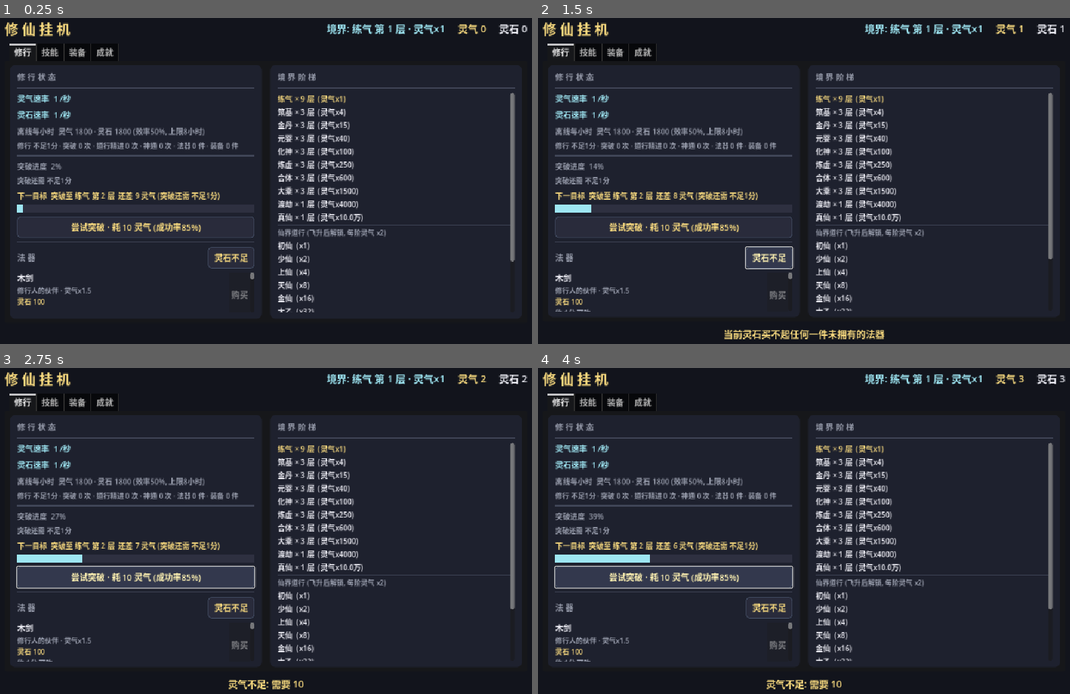
Above: before the commit, frames 1-4 (two rows, left to right).
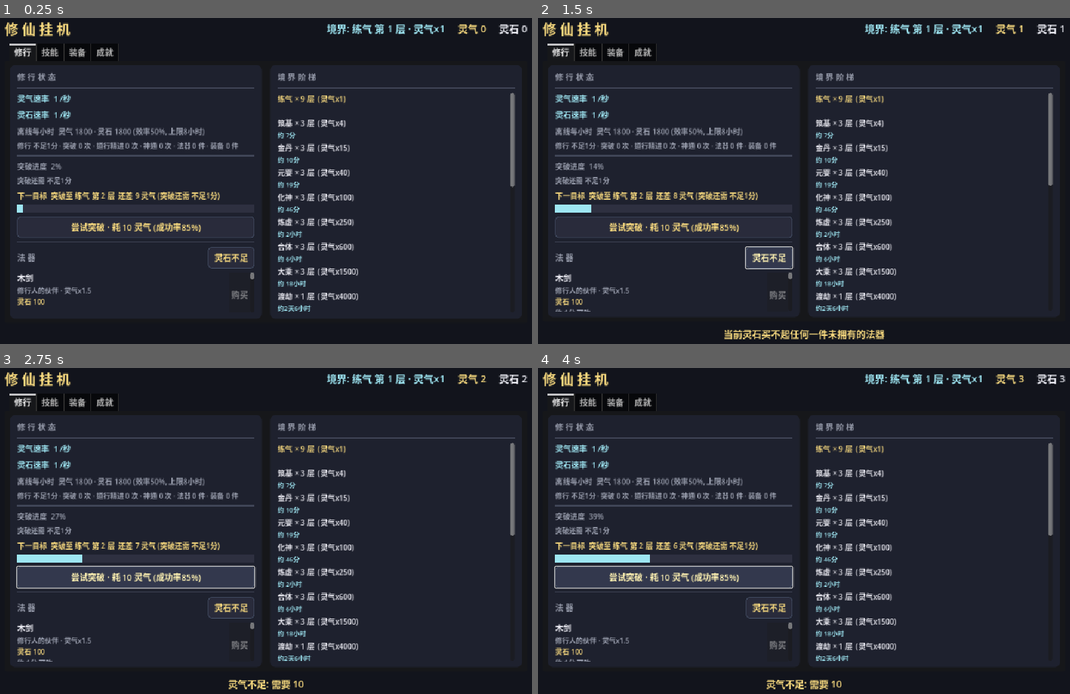
Above: after the commit, the same moments.

Repository: playerss/xiuxian-idle-godot
Game: Godot game, scene res://scenes/main.tscn
The game is run twice, just before and just after one commit, with the same random seed, the same clock (stepped at 60 frames per second) and the same inputs.
Inputs:
- Up to frame 1 (0.25 s): no input
- Up to frame 2 (1.5 s): click "尝试突破 · 耗 10 灵气 (成功率85%)" at 0.5 s; click "灵石不足" at 1.25 s
- Up to frame 3 (2.75 s): click "尝试突破 · 耗 10 灵气 (成功率85%)" at 2 s
- Up to frame 4 (4 s): click "灵石不足" at 2.75 s; click "尝试突破 · 耗 10 灵气 (成功率85%)" at 3.5 s

The runs differ from the first frame. In frame 1, 4.1% of the frame differs, in the area x 52-97%, y 27-91%; in frame 2, 4.1%; in frame 3, 4.1%; in frame 4, 4.1%.

Commit message:
feat(打磨-33): 境界阶梯 ETA 路线 — 修行页右侧境界阶梯原只有静态倍率, 长线玩家不知各境界还要挂多久; 每个未达成境界/道行阶段按当前速率估算 累计预计耗时("约X分/X小时/X天"), 已达成标注"已达成 ✓", 当前行不显示(金高亮已表达), 飞升后阶梯改道行口径(凡境全标已达成), 速率/境界/资源变化文本才刷(0.5速率档+1资源档量化节流, 1秒刷), 上限7天显示"8天+"封顶; GameData.breakthrough_cost_at/dao_break_cost_at(指定境界/阶段消耗), realm_ladder_eta/dao_ladder_eta(累计消耗, 目标=当前=0, 越界-1), ladder_eta_text/ladder_row_eta(库存抵扣+无收入防御), main.gd _ladder_eta 19行青色标签+hint tooltip 说明估算口径; selftest +26项=448项, stress 613 + 主场景冒烟 0报错回归全过; 顺带 4 张 Steam 商店截图 Xvfb 重跑更新当前版 UI(01 境界阶梯 ETA 标签程序化验证 金丹档态: 已达成x2/当前空/约不足1分~约13分 梯度正确)

Diff:
--- a/scripts/game_data.gd
+++ b/scripts/game_data.gd
@@ -201,7 +201,11 @@
 	return 1.0 + passive_bonus("qi_mult") + passive_bonus("all_mult") + equip_bonus("qi_mult")
 
 func breakthrough_cost() -> float:
-	return 10.0 * pow(3.0, realm_idx) * layer
+	return breakthrough_cost_at(realm_idx, layer)
+
+# 指定境界/层的突破消耗 (打磨-33: 阶梯 ETA 路线按此估算, 不改动当前状态)
+func breakthrough_cost_at(r: int, l: int) -> float:
+	return 10.0 * pow(3.0, float(r)) * float(l)
 
 func breakthrough_chance() -> float:
 	return clampf(0.85 - 0.04 * realm_idx + passive_bonus("bt_chance") + equip_bonus("bt_chance"), 0.05, 0.99)
@@ -828,7 +832,11 @@
 # ================= 打磨-10: 道行 (飞升后目标) =================
 
 func dao_break_cost() -> float:
-	return DAO_BREAK_BASE * pow(DAO_BREAK_GROWTH, dao_level)
+	return dao_break_cost_at(dao_level)
+
+# 指定阶段的道行精进消耗 (打磨-33: 阶梯 ETA 路线按此估算, 不改动当前状态)
+func dao_break_cost_at(d: int) -> float:
+	return DAO_BREAK_BASE * pow(DAO_BREAK_GROWTH, float(d))
 
 func dao_break_chance() -> float:
 	return clampf(0.90 - 0.03 * dao_level + passive_bonus("bt_chance") + equip_bonus("bt_chance"), 0.05, 0.99)
@@ -1083,3 +1091,84 @@
 			return false
 		return dao >= dao_break_cost()
 	return essence >= breakthrough_cost()
+
+# ---------- 打磨-33: 境界阶梯 ETA 路线 (按当前速率估算各境界/道行阶段累计耗时) ----------
+
+const LADDER_ETA_CAP_SEC := 7.0 * 86400.0   # 显示上限 7 天 (>= 显示"8天+", 防无限期误导)
+
+# 到达某境界(第 1 层)所需的 累计灵气消耗 (当前境界/层之后, 全部突破成功口径; 已含当前层)
+# 返回 -1 = 目标不可达 (越界); 当前/已达成境界 = 0
+func realm_ladder_eta(target_realm: int) -> float:
+	if not ascended:
+		if target_realm < realm_idx or target_realm >= REALMS.size():
+			return -1.0
+		if target_realm == realm_idx:
+			return 0.0
+		var total := 0.0
+		# 当前境界: 从 当前层 逐层突破到 顶层
+		var layers := REALMS[realm_idx]["layers"] as int
+		for l in range(layer, layers + 1):
+			total += breakthrough_cost_at(realm_idx, l)
+		# 中间境界: 第 1 层 逐层突破到 顶层
+		for r in range(realm_idx + 1, target_realm):
+			var ll := REALMS[r]["layers"] as int
+			for l in range(1, ll + 1):
+				total += breakthrough_cost_at(r, l)
+		return total
+	# 已飞升: 凡境阶梯已走完 (全部视为已达成)
+	return 0.0
+
+# 到达某道行阶段所需的 累计道行消耗 (当前阶段之后, 全部精进成功口径)
+# 阶段 d 的精进消耗 = dao_break_cost_at(d) (从 d 升到 d+1); 目标=当前阶段 = 0
+# 返回 -1 = 目标不可达 (越界)
+func dao_ladder_eta(target_stage: int) -> float:
+	if target_stage < dao_level or target_stage >= IMMORTAL_REALMS.size():
+		return -1.0
+	if target_stage == dao_level:
+		return 0.0
+	var total := 0.0
+	for d in range(dao_level, target_stage):
+		total += dao_break_cost_at(d)
+	return total
+
+# 阶梯行 ETA 文本: "" = 已达成/当前 (不显示); "约 X" 按当前速率; "8天+" = 超 7 天显示上限
+# 已达成行 (目标在当前之下) 返回 "" (UI 自行加"已达成"标注)
+func ladder_eta_text(sec: float) -> String:
+	if sec < 0.0 or sec == 0.0:
+		return ""
+	var t := minf(sec, LADDER_ETA_CAP_SEC)
+	if t >= LADDER_ETA_CAP_SEC:
+		return "8天+"
+	if t < 60.0:
+		return "约不足1分"
+	if t < 3600.0:
+		return "约 %d分" % int(t / 60)
+	var d := int(t) / 86400
+	var h := int(t) % 86400 / 3600
+	if d == 0:
+		return "约 %d小时" % h
+	if h > 0:
+		return "约%d天%d小时" % [d, h]
+	return "约%d天" % d
+
+# 境界阶梯行 ETA (修行页右栏; 未飞升=灵气口径, 飞升后=道行口径)
+# 未达成行按当前速率估算 累计耗时 (含当前库存抵扣, 突破失败重耗不建模, tooltip 说明)
+func ladder_row_eta(kind: String, target: int) -> String:
+	var sec := 0.0
+	var r: float = qi_per_sec()
+	if kind == "realm":
+		sec = realm_ladder_eta(target)
+	elif kind == "dao":
+		sec = dao_ladder_eta(target)
+	else:
+		return ""
+	if sec < 0.0:
+		return ""
+	# 当前库存抵扣: 已有灵气/道行 先抵给路线 (估算保守口径: 失败不重耗)
+	var have := dao if kind == "dao" else essence
+	sec = maxf(sec - have, 0.0)
+	if sec == 0.0:
+		return ""
+	if r <= 0.0:
+		return "8天+"   # 无收入防御 (正常恒不触发): 按上限显示, 不误导
+	return ladder_eta_text(sec / r)
--- a/scripts/main.gd
+++ b/scripts/main.gd
@@ -81,9 +81,12 @@
 var _equip_eta: Dictionary = {}    # 装备 id -> 购买 ETA 提示标签 (打磨-12)
 var _equip_swap: Dictionary = {}   # 打磨-25: 装备 id -> 换装对比提示标签
 var _eta_acc := 0.0                # 打磨-12: ETA 节流累计 (1 秒刷一次)
+var _eta_ladder_acc := 0.0         # 打磨-33: 阶梯 ETA 节流累计 (1 秒刷一次)
 var _realm_ladder: Array[Label] = []    # 打磨-18: 境界阶梯标签 (金框高亮随当前境界移动)
 var _immortal_ladder: Array[Label] = [] # 打磨-18: 仙界道行阶梯标签
 var _ladder_key := -1                # 打磨-18: 阶梯高亮缓存键 (境界/道行变化才刷)
+var _ladder_eta: Dictionary = {}     # 打磨-33: "realm_N"/"dao_N" -> ETA 提示标签 (青色)
+var _ladder_eta_key := ""            # 打磨-33: ETA 文本快照缓存 (变化才刷)
 
 
 func _ready() -> void:
@@ -281,6 +284,10 @@
 		var rl := _label("%s × %d 层  (灵气x%s)" % [r["name"], r["layers"], GameData.fmt(GameData.QI_MULT[i])], 14, WHITEISH)
 		rbox.add_child(rl)
 		_realm_ladder.append(rl)
+		# 打磨-33: 阶梯 ETA 路线 (按当前速率估算 累计耗时, 已达成/当前 行不显示)
+		var r_eta := _label("", 12, CYAN)
+		rbox.add_child(r_eta)
+		_ladder_eta["realm_%d" % i] = r_eta
 	# 仙界道行 (飞升后解锁, 每阶灵气 x2)
 	rbox.add_child(_sep())
 	rbox.add_child(_label("仙界道行 (飞升后解锁, 每阶灵气 x%d)" % int(GameData.IMMORTAL_STAGE_MULT), 13, DIM))
@@ -289,10 +296,14 @@
 		var il := _label("%s  (x%.0f)" % [nm, pow(2.0, float(i))], 14, WHITEISH)
 		rbox.add_child(il)
 		_immortal_ladder.append(il)
-	# 打磨-18: 阶梯高亮随当前境界/道行阶段动态移动 (初始刷一次)
+		var d_eta := _label("", 12, CYAN)
+		rbox.add_child(d_eta)
+		_ladder_eta["dao_%d" % i] = d_eta
+	# 打磨-18: 阶梯高亮随当前境界/道行阶段动态移动 (初始刷一次; 内部连带刷新打磨-33 ETA)
 	_refresh_ladder()
-	var hint := _label("挂机自动积累灵气与灵石, 灵气攒够后点击突破。境界越高, 挂机越快。\n飞升后改修道行: 道行每阶灵气 x2, 直至道祖。", 13, DIM)
+	var hint := _label("挂机自动积累灵气与灵石, 灵气攒够后点击突破。境界越高, 挂机越快。\n飞升后改修道行: 道行每阶灵气 x2, 直至道祖。\n阶梯下青色为按当前速率的累计预计耗时 (8天+ = 超过 7 天上限), 随境界/资源变化更新。", 13, DIM)
 	hint.autowrap_mode = TextServer.AUTOWRAP_WORD_SMART
+	hint.tooltip_text = "境界阶梯 ETA 说明: 按 当前灵气速率 估算从当前状态攒够 各境界/阶段 全部突破资源所需的 累计时间 (含当前已攒部分抵扣, 未计入突破失败重耗; 境界提升后速率加快, 实际只会更快)。超过 7 天显示 8天+。"
 	rbox.add_child(hint)
 
 
@@ -928,6 +939,11 @@
 		_refresh_eta()
 	# 打磨-18: 境界阶梯高亮随当前境界/道行阶段移动 (状态变化才刷)
 	_refresh_ladder()
+	# 打磨-33: 境界阶梯 ETA 路线 (1 秒节流, 文本变化才刷)
+	_eta_ladder_acc += get_process_delta_time()
+	if _eta_ladder_acc >= 1.0:
+		_eta_ladder_acc = 0.0
+		_refresh_ladder_eta(false)
 	# 突破/道行精进闪烁: 事件序号变化时触发 (成功绿闪 / 失败红闪, 打磨-10)
 	if g.break_seq != _break_flash_seq:
 		_break_flash_seq = g.break_seq
@@ -1003,6 +1019,53 @@
 	for i in _immortal_ladder.size():
 		var hi2 := g.ascended and i == g.dao_level
 		(_immortal_ladder[i] as Label).add_theme_color_override("font_color", GOLD if hi2 else WHITEISH)
+	# 打磨-33: 境界/阶段变化时 ETA 路线口径变了, 立即重算
+	_refresh_ladder_eta(true)
+
+
+# 打磨-33: 境界阶梯 ETA 路线 (按当前速率估算 各境界/道行阶段 累计耗时; 文本变化才刷)
+# 已达成行显示"已达成" (青色), 当前行不显示 (金色高亮已表达), 未达成行显示"约 X" (超 7 天显示 8天+)
+func _refresh_ladder_eta(force: bool = false) -> void:
+	var g := GameData
+	# 快照键: 境界/层/道行/飞升/速率档/资源档 (变化才重算, 避免每帧 19 行字符串生成)
+	var qi_step := int(ceil(g.qi_per_sec() / 0.5))       # 速率 0.5 档量化 (防浮点抖动)
+	var res_step := int(ceil(primary_progress_value() / 1.0))
+	var key := "%d|%d|%d|%d|%d|%d" % [
+		g.realm_idx, g.layer, g.dao_level, 1 if g.ascended else 0, qi_step, res_step]
+	if not force and key == _ladder_eta_key:
+		return
+	_ladder_eta_key = key
+	for i in _realm_ladder.size():
+		var l: Label = _ladder_eta["realm_%d" % i]
+		var t := ""
+		if not g.ascended:
+			if i < g.realm_idx:
+				t = "已达成 ✓"
+			elif i == g.realm_idx:
+				t = ""
+			else:
+				t = g.ladder_row_eta("realm", i)
+		else:
+			t = "已达成 ✓"
+		if l.text != t:
+			l.text = t
+	for i in _immortal_ladder.size():
+		var l2: Label = _ladder_eta["dao_%d" % i]
+		var t2 := ""
+		if g.ascended:
+			if i < g.dao_level:
+				t2 = "已达成 ✓"
+			elif i == g.dao_level:
+				t2 = ""
+			else:
+				t2 = g.ladder_row_eta("dao", i)
+		if l2.text != t2:
+			l2.text = t2
+
+
+# 打磨-33: 当前主资源进度值 (ETA 快照键用; 未飞升=灵气, 飞升后=道行)
+func primary_progress_value() -> float:
+	return GameData.dao if GameData.ascended else GameData.essence
 
 
 func _make_card_sb(hi: bool) -> StyleBoxFlat:
--- a/scripts/selftest.gd
+++ b/scripts/selftest.gd
@@ -1173,6 +1173,74 @@
 	g.dao = 0.0
 	g.dao_level = 0
 
+	# ---------- 打磨-33: 境界阶梯 ETA 路线 (累计耗时估算) ----------
+	# 受控状态: 练气 第 1 层 未飞升
+	g.ascended = false
+	g.realm_idx = 0
+	g.layer = 1
+	g.essence = 0.0
+	# 当前境界 = 0 (不显示 ETA, 由金色高亮表达)
+	check(g.ladder_row_eta("realm", 0) == "", "当前境界行无 ETA (实际 %s)" % g.ladder_row_eta("realm", 0))
+	# 越界/已达成 目标不可达 = ""
+	check(g.ladder_row_eta("realm", -1) == "", "越界负目标 = 空")
+	check(g.realm_ladder_eta(0) == 0.0, "当前境界累计 = 0")
+	# 下一境界目标: 练气 9 层全突破(450) = 450
+	check(g.realm_ladder_eta(1) == 450.0, "筑基目标累计 = 450 (实际 %s)" % str(g.realm_ladder_eta(1)))
+	# 精确值: 练气 9 层(450) + 筑基 3 层(30+60+90=180) = 630
+	check(g.realm_ladder_eta(2) == 450.0 + 180.0, "金丹目标累计 = 630 (实际 %s)" % str(g.realm_ladder_eta(2)))
+	# 层内变化: 练气 第 5 层起, 剩余 5..9 层 = 10*(5+6+7+8+9) = 450
+	g.layer = 5
+	check(g.realm_ladder_eta(0) == 0.0, "当前境界(第5层)累计仍 = 0")
+	g.layer = 1
+	# 库存抵扣: essence 抵掉一部分
+	g.essence = 100.0
+	check(g.ladder_row_eta("realm", 1) != "", "有缺口时未飞升阶梯行显示 ETA")
+	g.essence = g.realm_ladder_eta(1)  # 库存 = 缺口 -> 立即可达成, ETA 归空
+	check(g.ladder_row_eta("realm", 1) == "", "库存抵满后 ETA 归空 (实际 %s)" % g.ladder_row_eta("realm", 1))
+	g.essence = 0.0
+	# 格式化: 各档位
+	check(g.ladder_eta_text(0.0) == "", "ladder_eta_text 0 = 空")
+	check(g.ladder_eta_text(-1.0) == "", "ladder_eta_text 负 = 空")
+	check(g.ladder_eta_text(30.0) == "约不足1分", "30s = 约不足1分 (实际 %s)" % g.ladder_eta_text(30.0))
+	check(g.ladder_eta_text(180.0) == "约 3分", "180s = 约 3分 (实际 %s)" % g.ladder_eta_text(180.0))
+	check(g.ladder_eta_text(7200.0) == "约 2小时", "2h = 约 2小时 (实际 %s)" % g.ladder_eta_text(7200.0))
+	check(g.ladder_eta_text(90000.0) == "约1天1小时", "25h = 约1天1小时 (实际 %s)" % g.ladder_eta_text(90000.0))
+	check(g.ladder_eta_text(7.0 * 86400.0) == "8天+", "7天 = 8天+ (实际 %s)" % g.ladder_eta_text(7.0 * 86400.0))
+	check(g.ladder_eta_text(3.0e9) == "8天+", "超大 = 8天+ 封顶")
+	# 道行口径: 飞升后
+	g.ascended = true
+	g.dao_level = 0
+	g.dao = 0.0
+	# 初仙->少仙 消耗 1e9, 当前阶段 = 0 (不显示)
+	check(g.ladder_row_eta("dao", 0) == "", "当前道行阶段行无 ETA")
+	check(g.dao_ladder_eta(0) == 0.0, "当前道行阶段累计 = 0")
+	# 少仙 (stage 1) = 1e9
+	check(g.dao_ladder_eta(1) == 1.0e9, "少仙累计 = 1e9 (实际 %s)" % str(g.dao_ladder_eta(1)))
+	# 上仙 (stage 2) = 1e9 + 8e9 = 9e9
+	check(g.dao_ladder_eta(2) == 9.0e9, "上仙累计 = 9e9 (实际 %s)" % str(g.dao_ladder_eta(2)))
+	# 越界
+	check(g.dao_ladder_eta(9) == -1.0, "道行越界 = -1")
+	check(g.ladder_row_eta("dao", 9) == "", "道行越界行无 ETA")
+	# 道祖封顶行: 已达道祖时所有道行行不显示
+	g.dao_level = 8
+	g.dao = 0.0
+	check(g.ladder_row_eta("dao", 8) == "", "道祖当前行无 ETA")
+	check(g.dao_ladder_eta(8) == 0.0, "道祖当前阶段累计 = 0")
+	# 已达成道行阶段标注
+	g.dao_level = 3
+	g.dao = 0.0
+	check(g.ladder_row_eta("dao", 1) == "", "已达成道行阶段无 ETA (UI 显示已达成)")
+	# 未飞升时 道行行 不可达
+	g.ascended = false
+	check(g.ladder_row_eta("dao", 0) == "", "未飞升道行行无 ETA (实际 %s)" % g.ladder_row_eta("dao", 0))
+	# 恢复基准态
+	g.ascended = false
+	g.realm_idx = 0
+	g.layer = 1
+	g.essence = 0.0
+	g.dao = 0.0
+	g.dao_level = 0
+
 	# ---------- 汇报 ----------
 	print("")
 	if _fail.is_empty():
Binary file changed: store/shots/01_training.png
Binary file changed: store/shots/02_skills.png
Binary file changed: store/shots/03_equipment.png
Binary file changed: store/shots/04_achievements.png
Not shown, changed: PROJECT_PLAN.md
